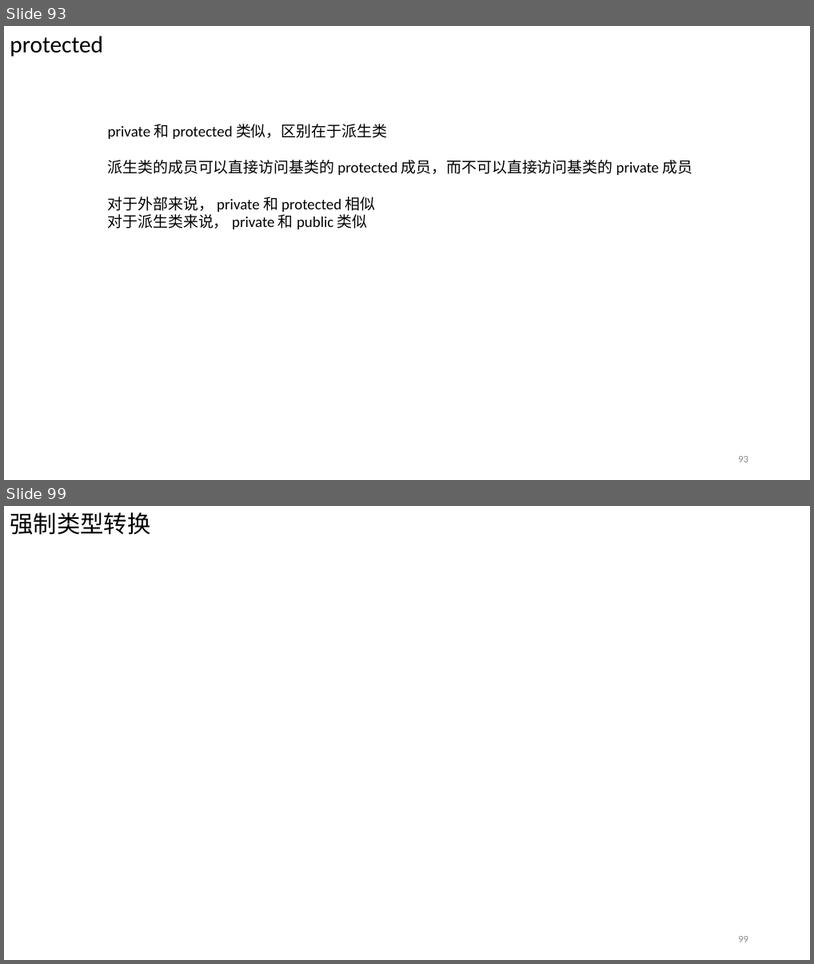
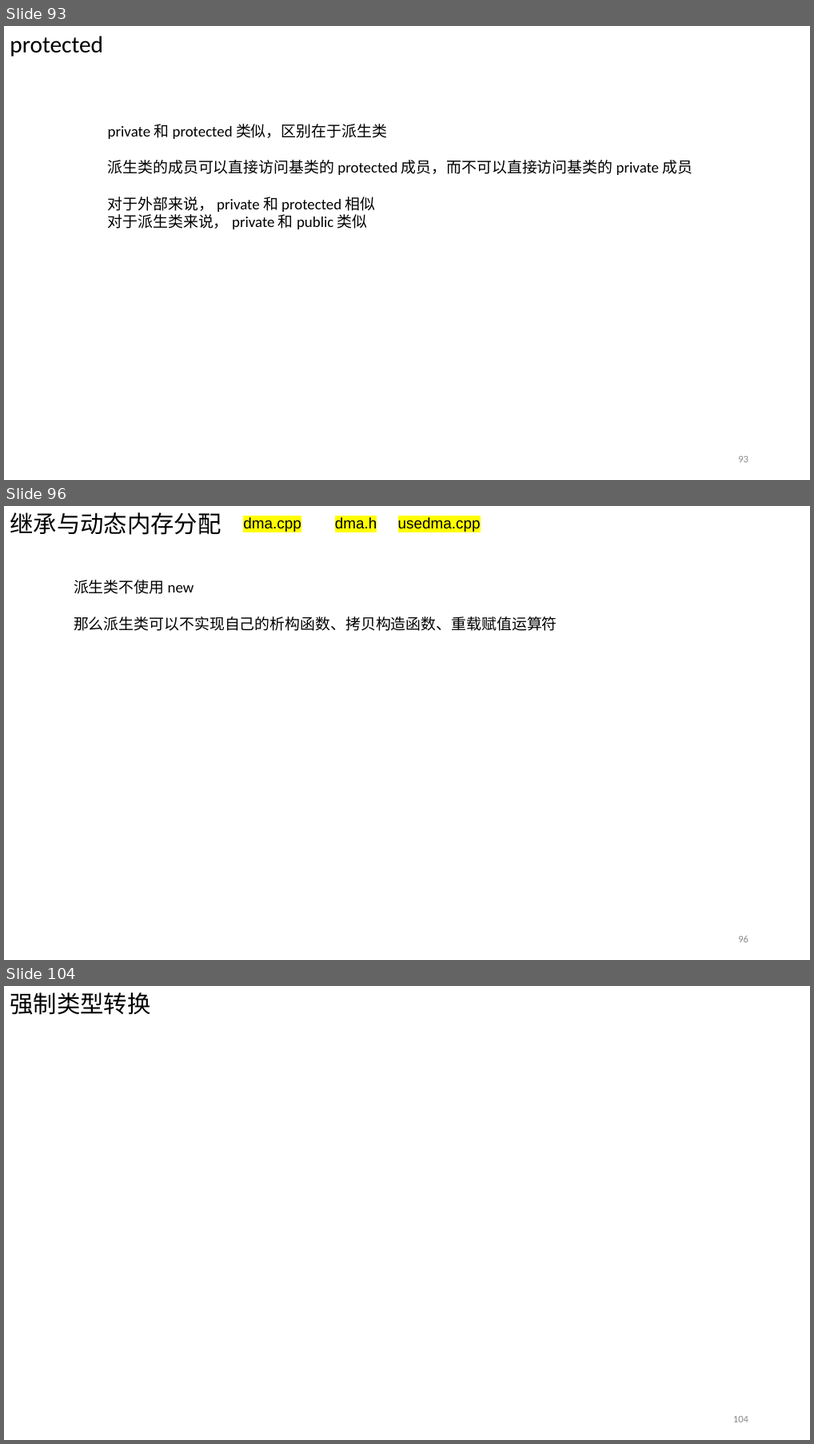
Before and after one commit to Chao200/CPP_Primer_Plus, a slide deck: C++ Primer Plus.pptx. Shown one above the other, each under a label of ours: slides 93 and 99 before the commit, slides 93, 96 and 104 after it; the slides between them are not shown. The pictures are 814x964 and 814x1444 pixels, drawn with LibreOffice and Linux fonts; fonts in the diff are those of the drawing. Boxes give left, top, right and bottom in pixels: in the first picture for what was removed or moved away, otherwise in the second. Text is boxed around its words. In the diff, an @@ line names an element or a change of style, - is before the commit and + after.

```diff
--- a/C++ Primer Plus.pptx
+++ b/C++ Primer Plus.pptx
@@ slide 96 added at (4,506,810,960), background #FFFFFF @@
@@ text added at (10,512,221,535), 28 pt, text #000000 @@
+继承与动态内存分配
@@ text added at (243,517,481,532), 18 pt, text #000000 @@
+dma.cpp dma.h usedma.cpp
@@ text added at (74,580,558,631), 18 pt, text #000000 @@
+派生类不使用 new
+那么派生类可以不实现自己的析构函数、拷贝构造函数、重载赋值运算符
@@ page number added at (738,935,749,942), 12 pt, text #8C8C8C @@
+96
@@ what was slide 99 is now slide 104 @@
@@ page number at (734,1416,749,1422): text changed @@
-99
+104
```
Also in this commit, not shown: 9 other slides added, 5 slides removed.
